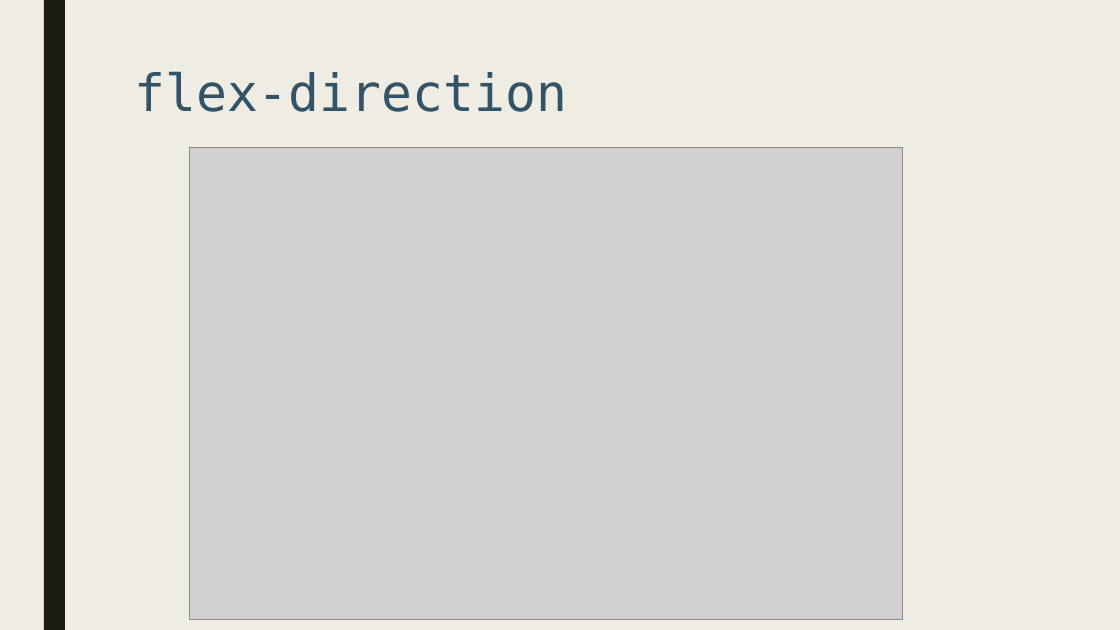
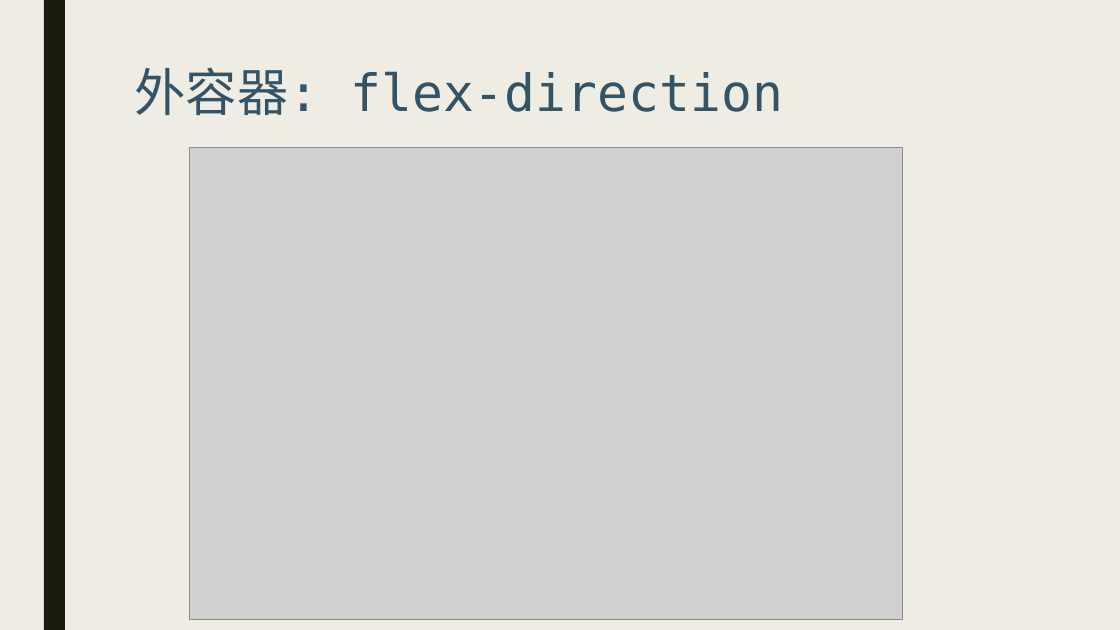
Before and after one commit to Alicexdcw/FrontEndTutorial, a slide deck: slide 16 of sidle-project-porfit.pptx (slide 8 before the commit). Drawn at 1120x630 pixels with LibreOffice and Linux fonts; fonts in the diff are those of the drawing; grey boxes stand for pictures. Boxes give left, top, right and bottom in pixels: in the first picture for what was removed or moved away, otherwise in the second. Text is boxed around its words. In the diff, an @@ line names an element or a change of style, - is before the commit and + after.

```diff
--- a/sidle-project-porfit.pptx
+++ b/sidle-project-porfit.pptx
@@ title at (x1=134, y1=67, x2=783, y2=115): text changed @@
-flex-direction
+外容器: flex-direction
```
Also in this commit, not shown: 5 other slides changed, 14 slides added.
